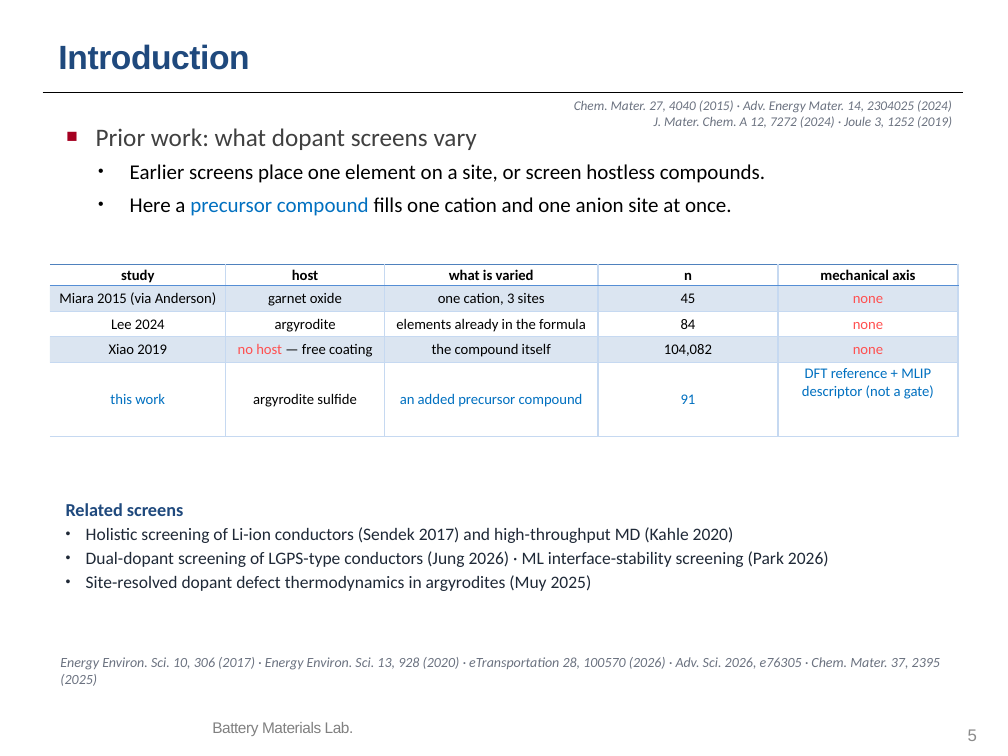
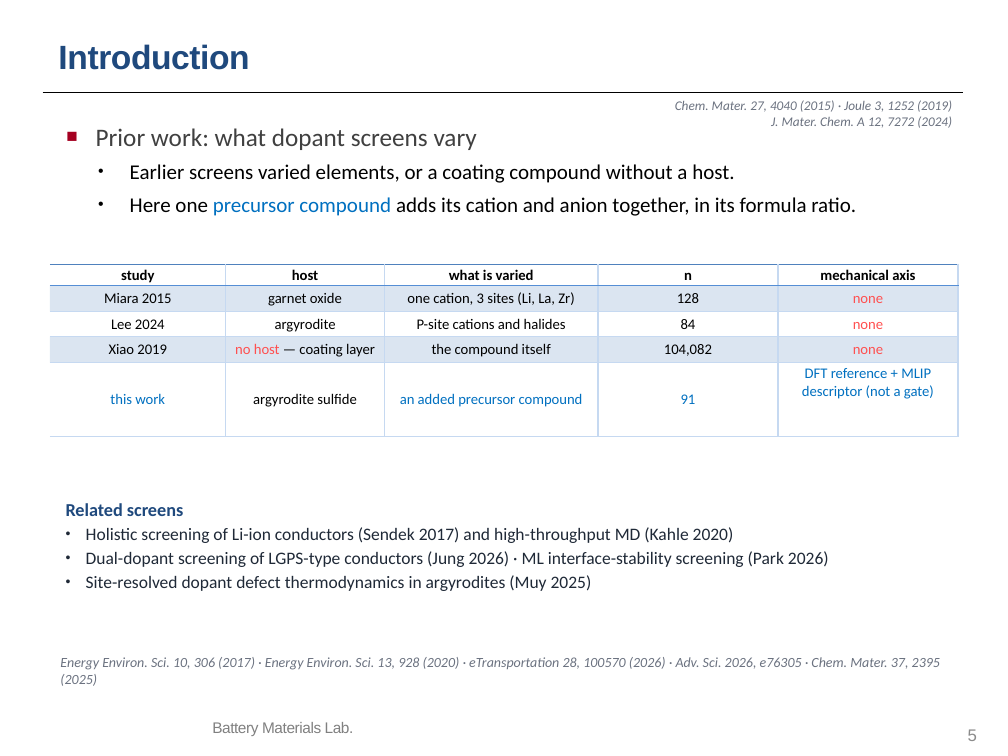
Before and after one commit to yonghoon7153-source/Yonghoon-DEM-DFT, a slide deck: slide 5 of kb/seminars/Research_Seminar_2026_10_13_cascade_progress.pptx. Drawn at 1008x756 pixels with LibreOffice and Linux fonts; fonts in the diff are those of the drawing; background and template pictures are left out. Boxes give left, top, right and bottom in pixels: in the first picture for what was removed or moved away, otherwise in the second. Text is boxed around its words. In the diff, an @@ line names an element or a change of style, - is before the commit and + after.

```diff
--- a/kb/seminars/Research_Seminar_2026_10_13_cascade_progress.pptx
+++ b/kb/seminars/Research_Seminar_2026_10_13_cascade_progress.pptx
@@ text at (675,100,952,128): text changed @@
-Chem. Mater. 27, 4040 (2015) · Adv. Energy Mater. 14, 2304025 (2024)
-J. Mater. Chem. A 12, 7272 (2024) · Joule 3, 1252 (2019)
+Chem. Mater. 27, 4040 (2015) · Joule 3, 1252 (2019)
+J. Mater. Chem. A 12, 7272 (2024)
@@ text at (130,164,856,216): text changed @@
-• Earlier screens place one element on a site, or screen hostless compounds.
-• Here a precursor compound fills one cation and one anion site at once.
+• Earlier screens varied elements, or a coating compound without a host.
+• Here one precursor compound adds its cation and anion together, in its formula ratio.
@@ table at (50,264,959,419) @@
-row 2: Miara 2015 (via Anderson) | garnet oxide | one cation, 3 sites | 45 | none
+row 2: Miara 2015 | garnet oxide | one cation, 3 sites (Li, La, Zr) | 128 | none
-row 3, column 3: elements already in the formula
+row 3, column 3: P-site cations and halides
-row 4, column 2: no host — free coating
+row 4, column 2: no host — coating layer
```
Also in this commit, not shown: 8 other files.
